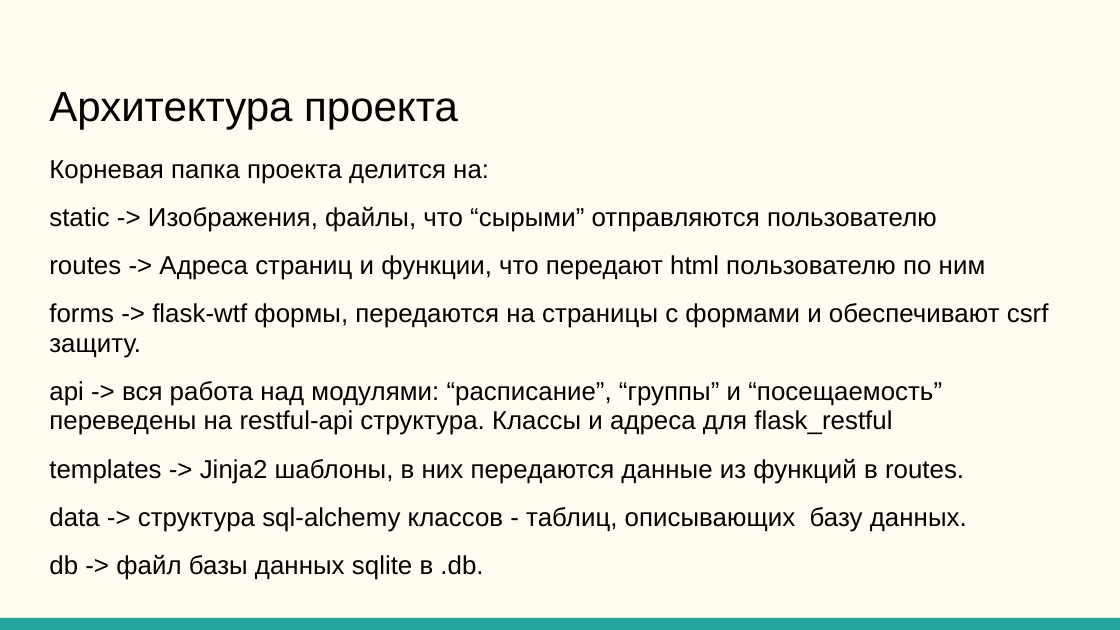
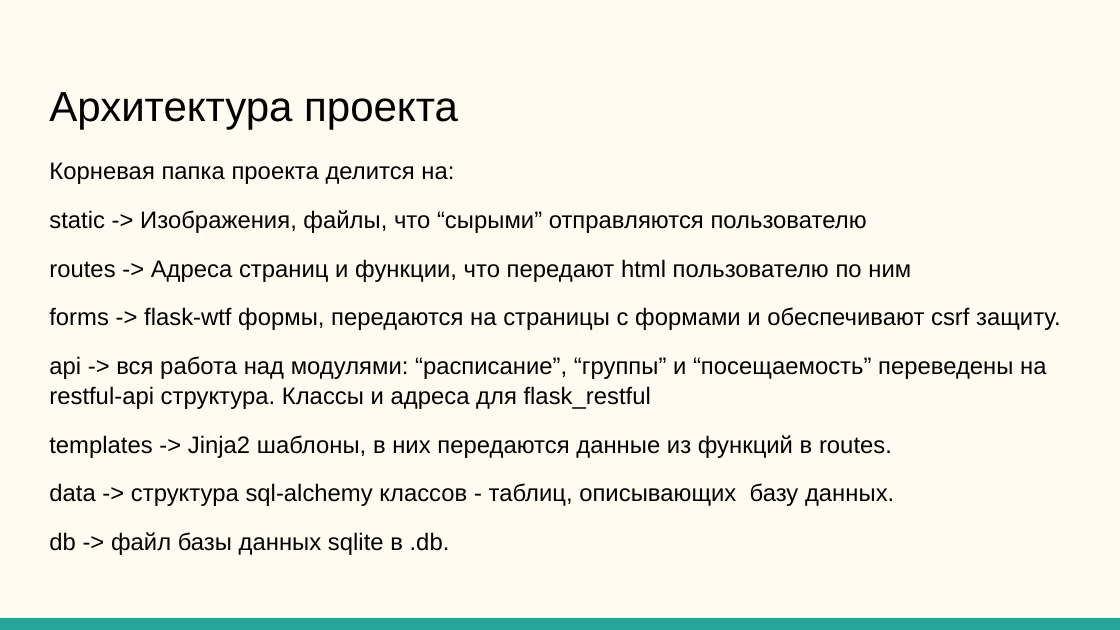
Before and after one commit to qu-een-li/CRM_CAE_IT-CUBE_Vladikavkaz, a slide deck: slide 6 of CRM для Центров Дополнительного образования.pptx. Drawn at 1120x630 pixels with LibreOffice and Linux fonts; fonts in the diff are those of the drawing. Boxes give left, top, right and bottom in pixels: in the first picture for what was removed or moved away, otherwise in the second. Text is boxed around its words. In the diff, an @@ line names an element or a change of style, - is before the commit and + after.

```diff
--- a/CRM для Центров Дополнительного образования.pptx
+++ b/CRM для Центров Дополнительного образования.pptx
@@ text "Корневая папка проекта делится на:" at box(49, 162, 1061, 555): size 16.6 to 15.3 pt; line spacing 0.95 to 1.05 @@
```
Also in this commit, not shown: 4 other slides changed, 1 other file.
